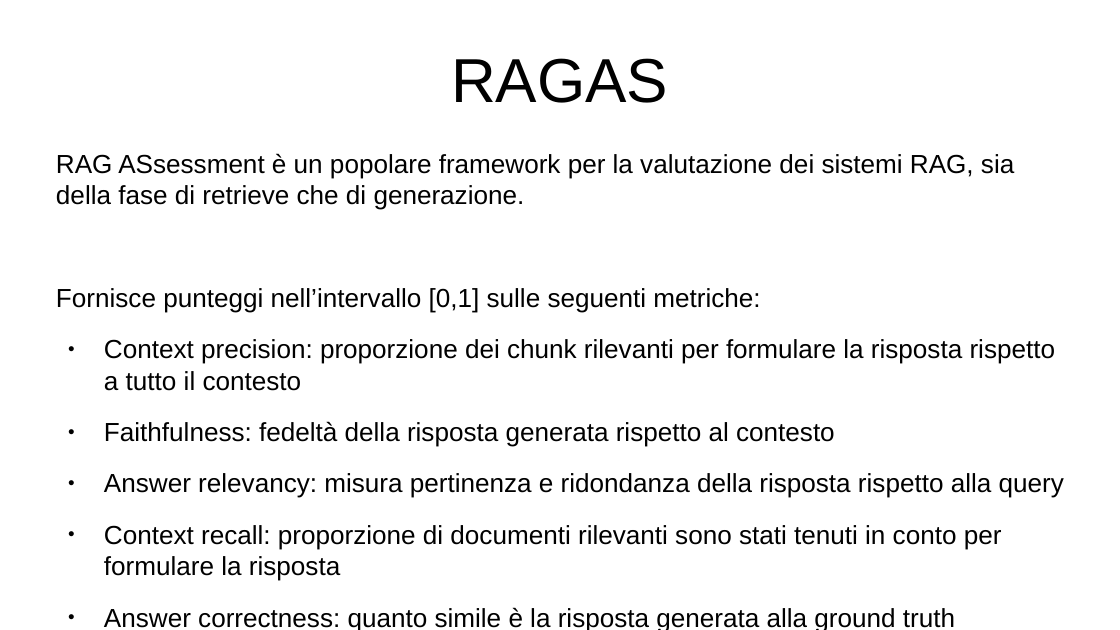
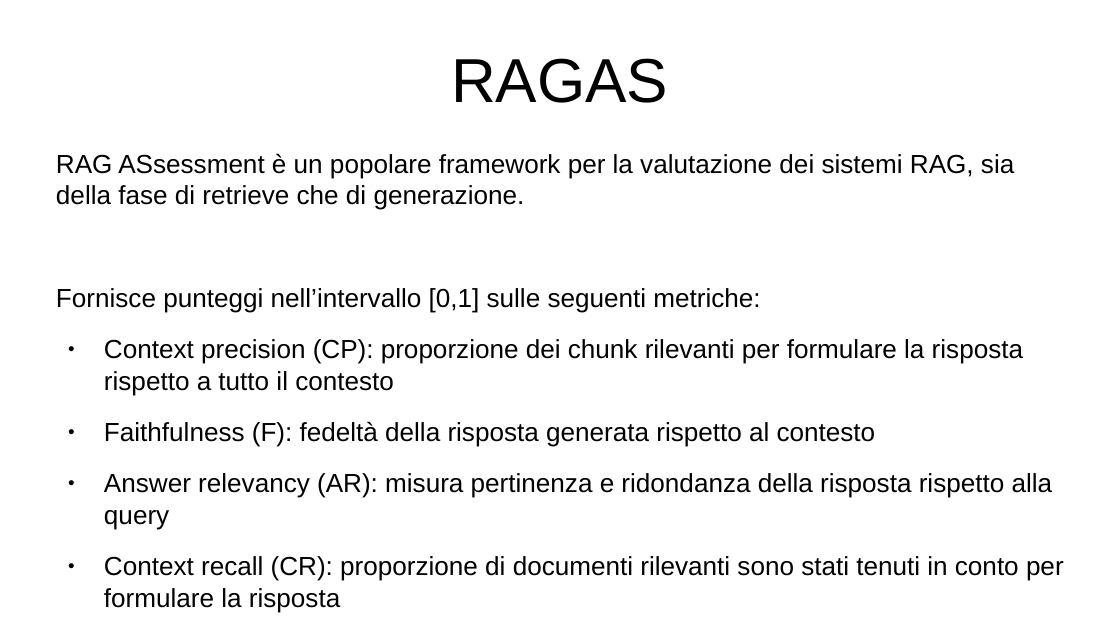
Before and after one commit to PietroNoto/Tesi, a slide deck: slide 6 of Appunti/Bozza presentazione keystone novembre.odp. Drawn at 1120x630 pixels with LibreOffice and Linux fonts; fonts in the diff are those of the drawing. Boxes give left, top, right and bottom in pixels: in the first picture for what was removed or moved away, otherwise in the second. Text is boxed around its words. In the diff, an @@ line names an element or a change of style, - is before the commit and + after.

Commit message:
Updated presentation draft with query evaluation result comparisons

```diff
--- a/Appunti/Bozza presentazione keystone novembre.odp
+++ b/Appunti/Bozza presentazione keystone novembre.odp
@@ text at bbox=[104, 339, 1064, 581]: text changed @@
-● Context precision: proporzione dei chunk rilevanti per formulare la risposta rispetto a tutto il contesto
-● Faithfulness: fedeltà della risposta generata rispetto al contesto
-● Answer relevancy: misura pertinenza e ridondanza della risposta rispetto alla query
-● Context recall: proporzione di documenti rilevanti sono stati tenuti in conto per formulare la risposta
-● Answer correctness: quanto simile è la risposta generata alla ground truth
+● Context precision (CP): proporzione dei chunk rilevanti per formulare la risposta rispetto a tutto il contesto
+● Faithfulness (F): fedeltà della risposta generata rispetto al contesto
+● Answer relevancy (AR): misura pertinenza e ridondanza della risposta rispetto alla query
+● Context recall (CR): proporzione di documenti rilevanti sono stati tenuti in conto per formulare la risposta
+● Answer correctness (AC): quanto simile è la risposta generata alla ground truth
```
Also in this commit, not shown: 1 other slide changed, 8 slides added, 3 other files.
